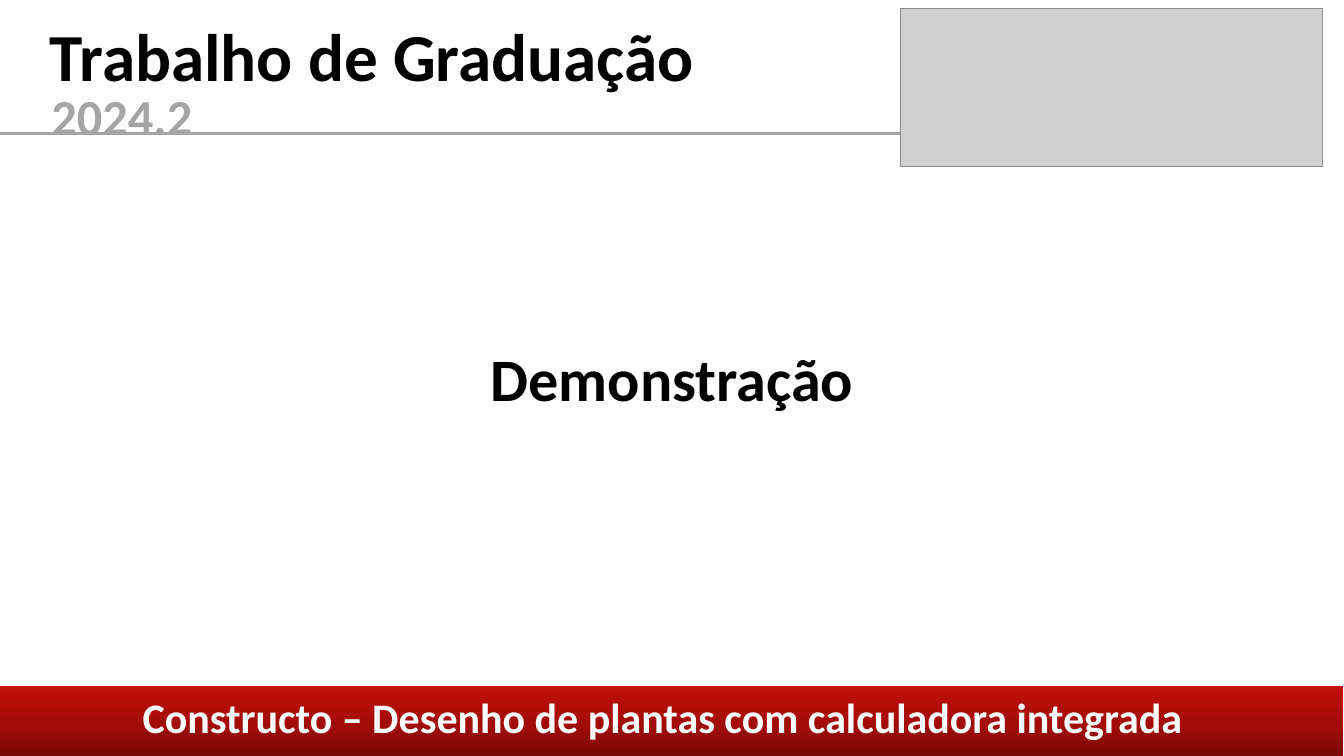
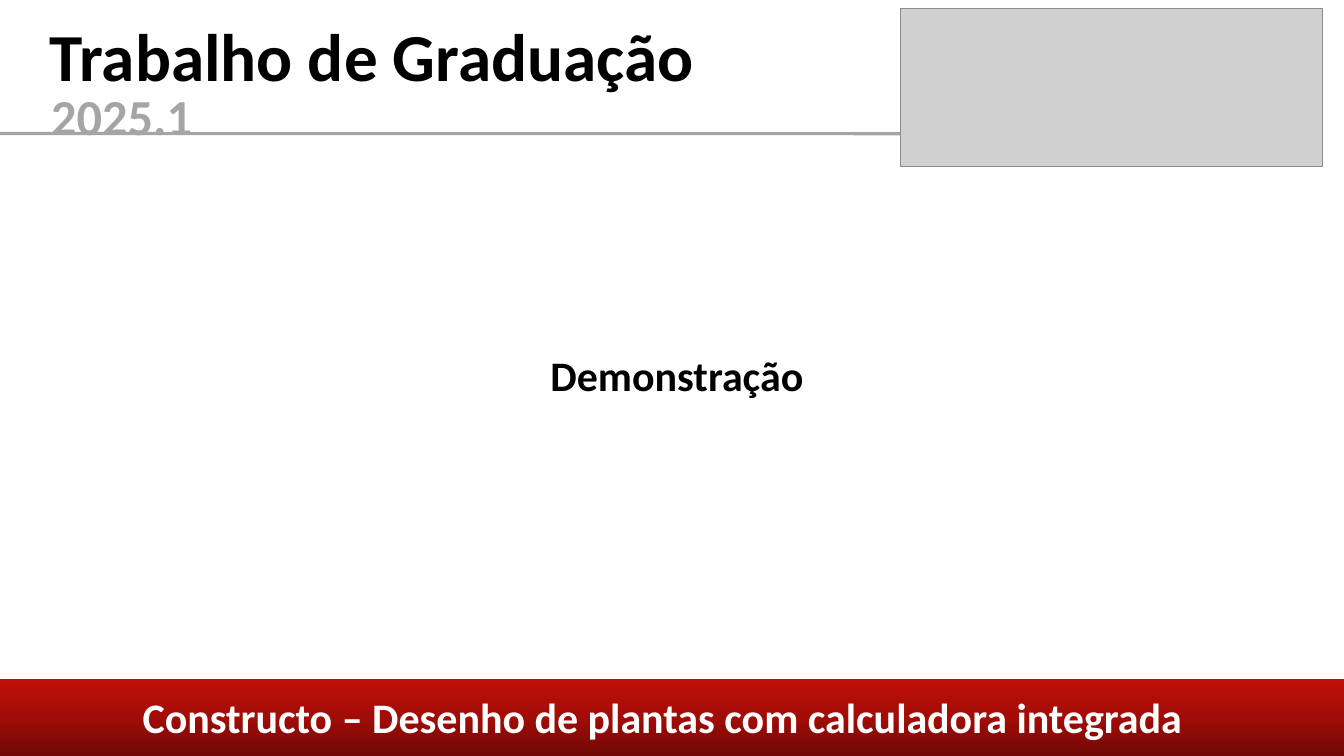
Before and after one commit to caiom4754/Constructo, a slide deck: slide 6 of coisas/Apresentação TG.pptx (slide 9 before the commit). Drawn at 1344x756 pixels with LibreOffice and Linux fonts; fonts in the diff are those of the drawing; grey boxes stand for pictures. Boxes give left, top, right and bottom in pixels: in the first picture for what was removed or moved away, otherwise in the second. Text is boxed around its words. In the diff, an @@ line names an element or a change of style, - is before the commit and + after.

```diff
--- a/coisas/Apresentação TG.pptx
+++ b/coisas/Apresentação TG.pptx
@@ text at bbox=[51, 102, 192, 135]: text changed @@
-2024.2
+2025.1
@@ text "Demonstração": place and size @@
-text "Demonstração" at bbox=[491, 360, 853, 411]
+text "Demonstração" at bbox=[550, 362, 803, 398]
@@ text "Demonstração" at bbox=[550, 362, 803, 398]: size 43 to 30 pt; alignment centre to left @@
@@ rectangle: place and size @@
-rectangle at bbox=[0, 687, 1343, 756]
+rectangle at bbox=[0, 679, 1344, 756]
```
Also in this commit, not shown: 7 other slides changed, 5 slides added, 6 slides removed, 3 other files.
